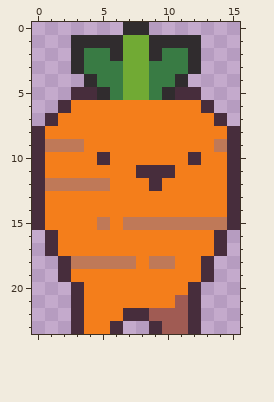
File history of a pixel-art sprite, src/icons/carrot.png. The picture above was drawn from the file before the commit.
The file is 16x24 pixels.
The result:
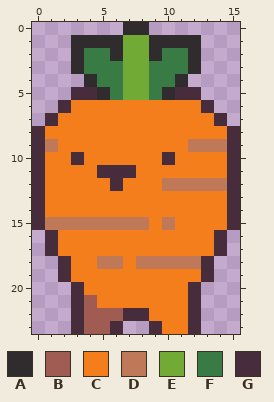
Palette (. is transparent): A #302c2e  B #a05b53  C #f47e1b  D #bf7958  E #71aa34  F #397b44  G #472d3c
From old to new:
{"y":9,"x":2,"old":"DD","new":"CC"}
{"y":9,"x":12,"old":"CC","new":"DD"}
{"y":10,"x":3,"old":"C","new":"G"}
{"y":10,"x":5,"old":"G","new":"C"}
{"y":10,"x":10,"old":"C","new":"G"}
{"y":10,"x":12,"old":"G","new":"C"}
{"y":11,"x":5,"old":"CCCGGG","new":"GGGCCC"}
{"y":12,"x":1,"old":"DDDDDC","new":"CCCCCG"}
{"y":12,"x":9,"old":"GCCCCC","new":"CDDDDD"}
{"y":15,"x":1,"old":"CCCC","new":"DDDD"}
{"y":15,"x":6,"old":"C","new":"D"}
{"y":15,"x":9,"old":"D","new":"C"}
{"y":15,"x":11,"old":"DDDD","new":"CCCC"}
{"y":18,"x":3,"old":"DD","new":"CC"}
{"y":18,"x":7,"old":"DC","new":"CD"}
{"y":18,"x":11,"old":"CC","new":"DD"}
{"y":21,"x":4,"old":"C","new":"B"}
{"y":21,"x":11,"old":"B","new":"C"}
{"y":22,"x":4,"old":"CCC","new":"BBB"}
{"y":22,"x":9,"old":"BBB","new":"CCC"}
{"y":23,"x":4,"old":"CC","new":"BB"}
{"y":23,"x":10,"old":"BB","new":"CC"}
{"label":"changed","picture_box":[45,139,227,334]}
